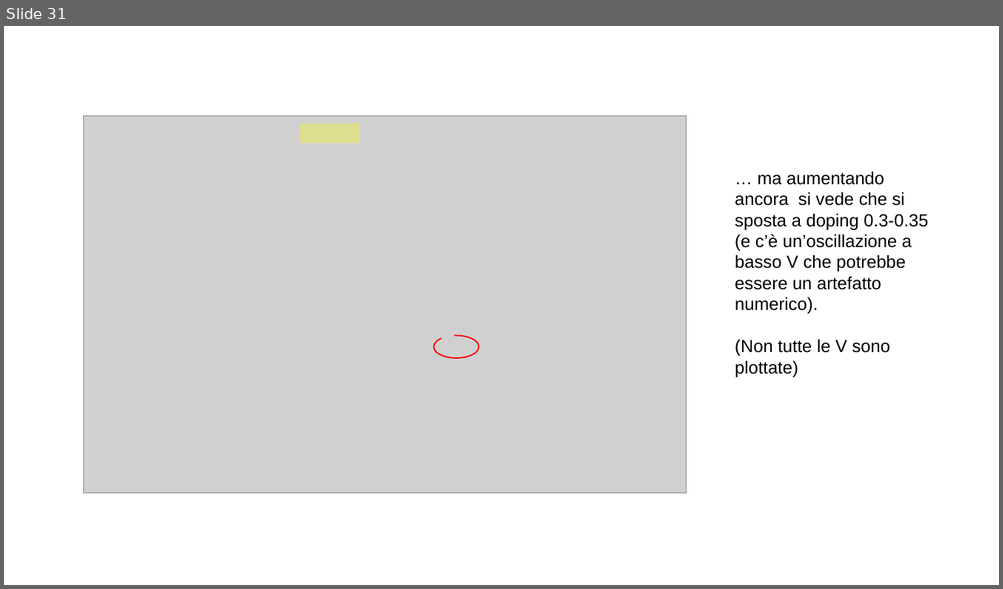
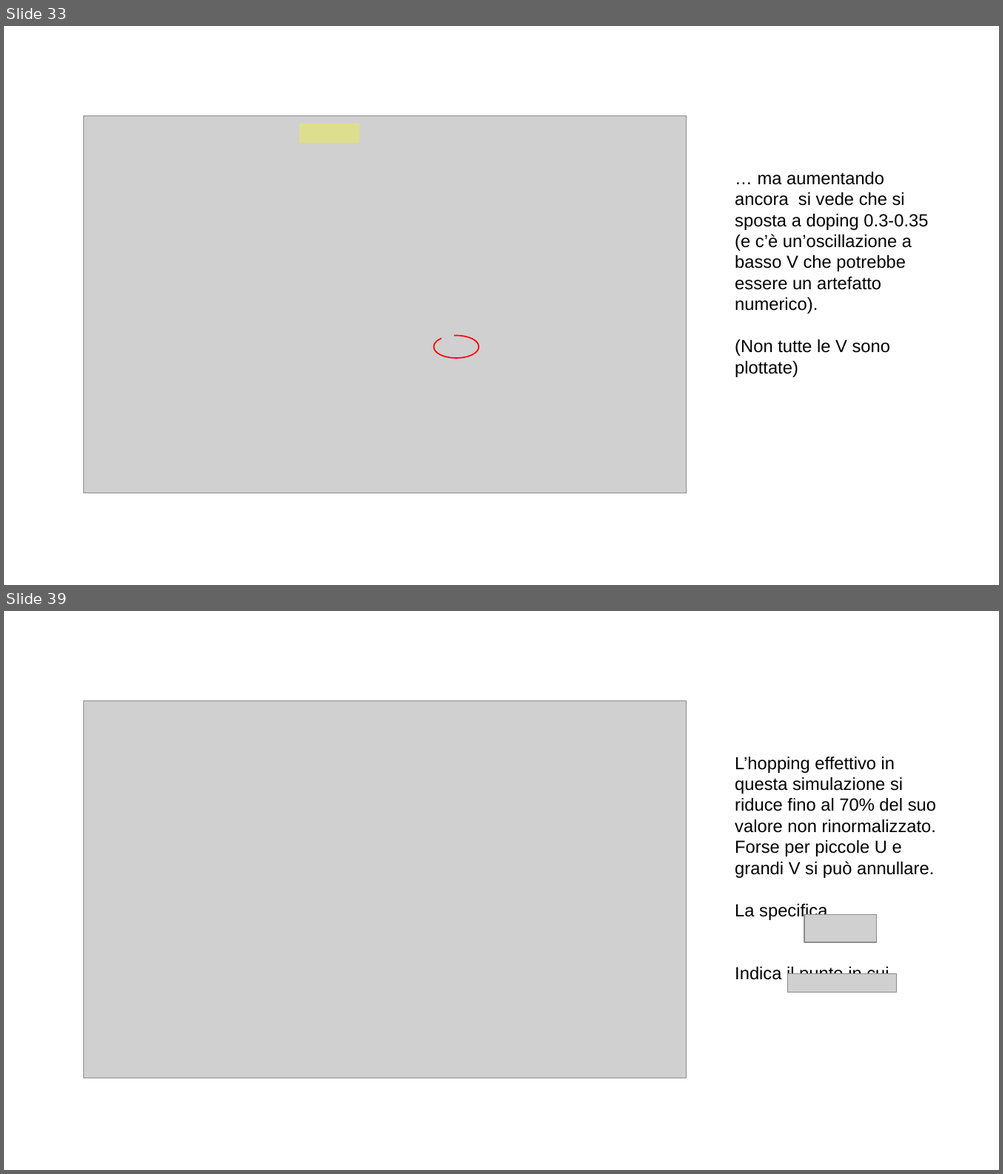
Before and after one commit to nepero27178/LadderHubbardSC, a slide deck: Bin/IntermediateReport2/IntermediateReport2.odp. Shown one above the other, each under a label of ours: slide 31 before the commit, slides 33 and 39 after it; the slides between them are not shown. The pictures are 1003x589 and 1003x1174 pixels, drawn with LibreOffice and Linux fonts; fonts in the diff are those of the drawing; grey boxes stand for pictures. Boxes give left, top, right and bottom in pixels: in the first picture for what was removed or moved away, otherwise in the second. Text is boxed around its words. In the diff, an @@ line names an element or a change of style, - is before the commit and + after.

```diff
--- a/Bin/IntermediateReport2/IntermediateReport2.odp
+++ b/Bin/IntermediateReport2/IntermediateReport2.odp
@@ slide 39 added at box(4, 611, 999, 1170), background #FFFFFF @@
@@ picture added at box(83, 701, 686, 1079) @@
@@ text added at box(734, 756, 936, 983), 14 pt, text #000000 @@
+L’hopping effettivo in questa simulazione si riduce fino al 70% del suo valore non rinormalizzato. Forse per piccole U e grandi V si può annullare.
+La specifica
+Indica il punto in cui
@@ picture added at box(805, 915, 876, 943) @@
@@ picture added at box(788, 974, 896, 993) @@
@@ what was slide 31 is now slide 33 @@
```
Also in this commit, not shown: 3 slides changed, 6 other slides added, 8 other files.
